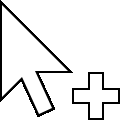
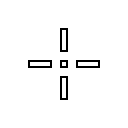
The second 128 × 128 image is a revision of the first. Changes to its layers:
added layer "Crosshair" above "Plus" over bbox(28, 28, 100, 100)
renamed "Layer 4" to "Big Plus", hid it over bbox(72, 72, 120, 120)
renamed "Layer 3" to "Arrow", hid it over bbox(0, 0, 73, 117)
